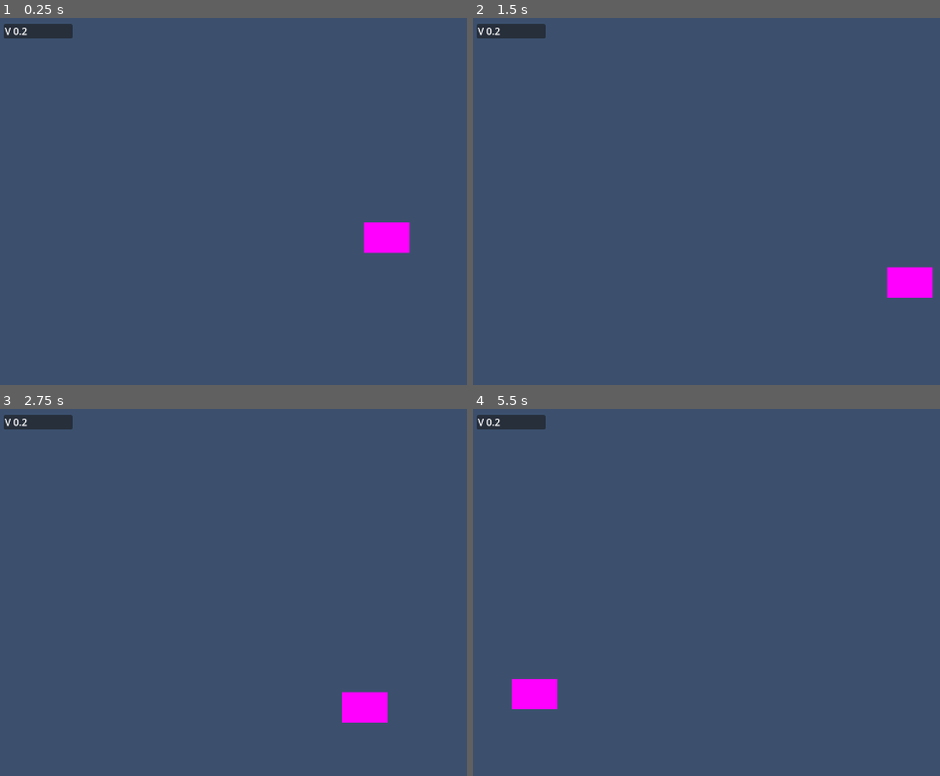
Above: before the commit, frames 1-4 (two rows, left to right).
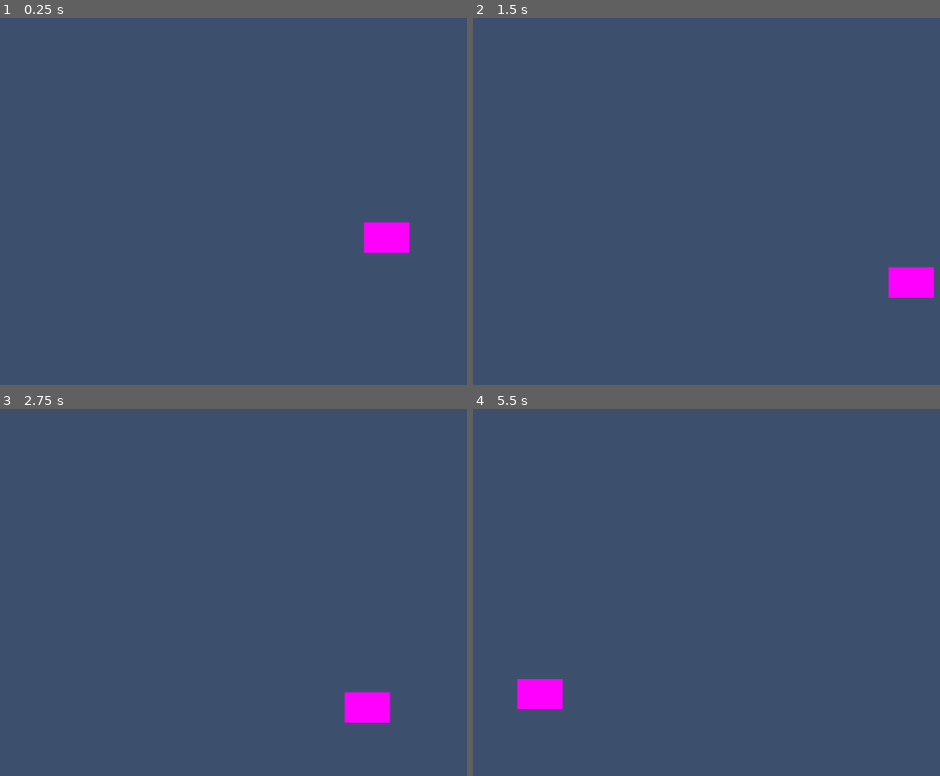
Above: after the commit, the same moments.

Repository: endertitan100/Ocusuk
Game: Godot game, scene res://Game.tscn
The game is run twice, just before and just after one commit, with the same random seed, the same clock (stepped at 60 frames per second) and the same inputs.
Inputs:
- Up to frame 1 (0.25 s): no input
- Up to frame 2 (1.5 s): hold D (right) 0.53-1.28 s; hold S (dive) 0.53-1.28 s; tap Space (jump) at 0.77, 0.8, 1.07, 1.35 s; hold A (left) from 1.28 s (still down)
- Up to frame 3 (2.75 s): tap Space (jump) at 1.52, 1.82, 2.3 s; tap S (dive) at 1.55 s; release A (left) at 2.03 s; hold D (right) from 2.03 s (still down); hold S (dive) from 2.03 s (still down)
- Up to frame 4 (5.5 s): release S (dive) at 2.78 s; tap S (dive) at 2.85, 4.35 s; tap Space (jump) at 3.02, 3.32, 4.52, 4.82, 5.3 s; release D (right) at 3.53 s; hold Space (jump) 3.53-4.28 s; hold A (left) from 3.53 s (still down); hold S (dive) from 5.03 s (still down)

The runs differ from the first frame. In frame 1, 0.6% of the frame differs, in the area x 0-16%, y 1-6%; in frame 2, 0.6%; in frame 3, 0.7%; in frame 4, 0.8%, in the area x 0-20%, y 1-82%.

Commit message:
General Clean Up

Diff:
--- a/Build/Game.tscn
+++ /dev/null
@@ -1,30 +0,0 @@
-[gd_scene load_steps=4 format=3 uid="uid://cbuysclfonfg7"]
-
-[ext_resource type="Script" path="res://Controller.gd" id="2_r31fr"]
-
-[sub_resource type="QuadMesh" id="QuadMesh_7jaae"]
-size = Vector2(75, 50)
-
-[sub_resource type="PlaceholderTexture2D" id="PlaceholderTexture2D_vjk5q"]
-
-[node name="Game" type="Node2D"]
-
-[node name="Camera2D" type="Camera2D" parent="."]
-
-[node name="MeshInstance2D" type="MeshInstance2D" parent="."]
-mesh = SubResource("QuadMesh_7jaae")
-texture = SubResource("PlaceholderTexture2D_vjk5q")
-script = ExtResource("2_r31fr")
-
-[node name="Panel" type="Panel" parent="."]
-offset_left = -634.0
-offset_top = -350.0
-offset_right = -520.0
-offset_bottom = -326.0
-
-[node name="Label" type="Label" parent="Panel"]
-layout_mode = 0
-offset_left = 2.0
-offset_right = 113.0
-offset_bottom = 23.0
-text = "V 0.1"
--- a/Controller.gd
+++ b/Controller.gd
@@ -1,35 +1,30 @@
 extends MeshInstance2D
 
+@export var WaveSurgePower:float
+@export var MoveSpeed:float = 20
+@export var FloatStrength:float = 1.2
 
 var Velocity = Vector2(0,0)
 var LastTime = 0.0
 var NoiseGen = FastNoiseLite.new()
-# Called when the node enters the scene tree for the first time.
-func _ready():
-	pass # Replace with function body.
 
-func _input(event):
-	if event.is_action_pressed("jump") and Time.get_ticks_msec() - LastTime > 207:
-		Velocity.y = -1.2
-		LastTime = Time.get_ticks_msec()
-
-# Called every frame. 'delta' is the elapsed time since the previous frame.
-func _process(delta):
+func HandleMovement(delta):
 	var Diving = false
-	if Input.is_action_pressed("left"): Velocity.x -= 20*delta
-	if Input.is_action_pressed("right"): Velocity.x += 20*delta
+	if Input.is_action_pressed("left"): Velocity.x -= MoveSpeed*delta
+	if Input.is_action_pressed("right"): Velocity.x += MoveSpeed*delta
 	if Input.is_action_pressed("dive"):
-		Velocity.y += 20*delta
+		Velocity.y += MoveSpeed*delta
 		Diving = true
 
 	var Power = NoiseGen.get_noise_1d(Time.get_ticks_msec()/60.0)
-	Power += 1.3
-	Power *= 0.8
+	Power += 1.1
+	Power *= 0.8 * WaveSurgePower
+
 	Velocity.x *= 0.95
 	Velocity.x -= Power*delta
 	if Velocity.x > 2.2: Velocity.x = 2.2
+
 	Velocity.y += 1.4*delta
-
 	#Add slower falling speed than diving speed
 	if Diving and (Velocity.y > 2.2):
 		Velocity.y = 2.2
@@ -38,7 +33,24 @@
 
 	position += Velocity
 
+	#Add borders
 	if position.x < -610 or position.x > 610:
 		position.x = clamp(position.x,-610,610)
 	if position.y < -350 or position.y > 350:
 		position.y = clamp(position.y,-350,350)
+
+func _input(event):
+	if event.is_action_pressed("jump") and Time.get_ticks_msec() - LastTime > 207:
+		Velocity.y = -1 * FloatStrength
+		LastTime = Time.get_ticks_msec()
+
+# Called every frame. 'delta' is the elapsed time since the previous frame.
+func _process(delta):
+	HandleMovement(delta)
+
+func _on_area_2d_area_entered(area:Area2D):
+	var Type = area.name
+	if Type == "Floor":
+		print("Damage")
+	elif Type == "Enemy":
+		print("Damage")
--- a/Game.tscn
+++ b/Game.tscn
@@ -1,30 +1,47 @@
-[gd_scene load_steps=4 format=3 uid="uid://cbuysclfonfg7"]
+[gd_scene load_steps=6 format=3 uid="uid://cbuysclfonfg7"]
 
 [ext_resource type="Script" path="res://Controller.gd" id="2_r31fr"]
 
 [sub_resource type="QuadMesh" id="QuadMesh_7jaae"]
 size = Vector2(75, 50)
+subdivide_width = 1
+subdivide_depth = 1
 
 [sub_resource type="PlaceholderTexture2D" id="PlaceholderTexture2D_vjk5q"]
+
+[sub_resource type="RectangleShape2D" id="RectangleShape2D_6wafx"]
+size = Vector2(76, 50)
+
+[sub_resource type="ParticleProcessMaterial" id="ParticleProcessMaterial_kyujq"]
+particle_flag_disable_z = true
+gravity = Vector3(0, 98, 0)
 
 [node name="Game" type="Node2D"]
 
 [node name="Camera2D" type="Camera2D" parent="."]
 
-[node name="MeshInstance2D" type="MeshInstance2D" parent="."]
+[node name="Player" type="MeshInstance2D" parent="."]
 mesh = SubResource("QuadMesh_7jaae")
 texture = SubResource("PlaceholderTexture2D_vjk5q")
 script = ExtResource("2_r31fr")
+WaveSurgePower = 1.0
 
-[node name="Panel" type="Panel" parent="."]
-offset_left = -634.0
-offset_top = -350.0
-offset_right = -520.0
-offset_bottom = -326.0
+[node name="Area2D" type="Area2D" parent="Player"]
 
-[node name="Label" type="Label" parent="Panel"]
-layout_mode = 0
-offset_left = 2.0
-offset_right = 113.0
-offset_bottom = 23.0
-text = "V 0.2"
+[node name="CollisionShape2D" type="CollisionShape2D" parent="Player/Area2D"]
+shape = SubResource("RectangleShape2D_6wafx")
+
+[node name="Floor" type="Area2D" parent="."]
+position = Vector2(0, 360)
+scale = Vector2(17, 1)
+
+[node name="CollisionShape2D" type="CollisionShape2D" parent="Floor"]
+shape = SubResource("RectangleShape2D_6wafx")
+
+[node name="GPUParticles2D" type="GPUParticles2D" parent="."]
+position = Vector2(650, 0)
+scale = Vector2(0.225, 3.61)
+process_material = SubResource("ParticleProcessMaterial_kyujq")
+trail_enabled = true
+
+[connection signal="area_entered" from="Player/Area2D" to="Player" method="_on_area_2d_area_entered"]
Not shown, changed: Build/Ocusuk.pck
